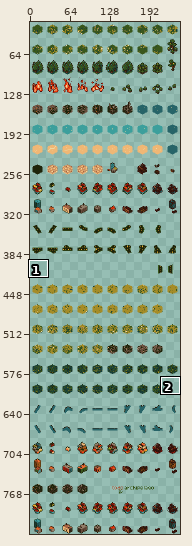
Pixel-art file -- assets/tiles/tilemap-test-3.aseprite. Above: a wide view before the commit, with the close-up outlined.
Close-up. The starting point:
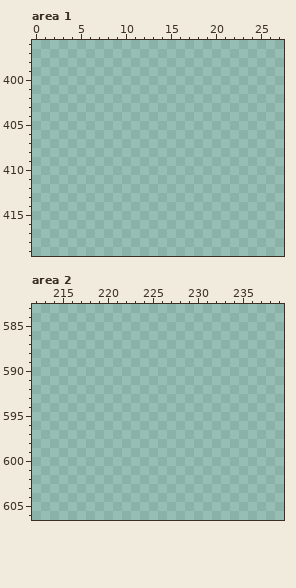
240x832 pixels, 1 frame. Shown: area 1: x 0..27, y 396..419; area 2: x 212..239, y 583..606. The wide view leaves out empty margins.
Now the later version:
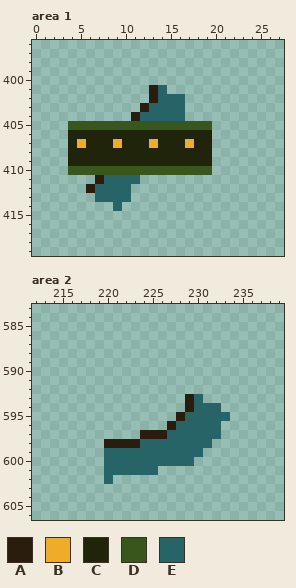
Palette (. is transparent): A #2a1d0d  B #efac28  C #1f240a  D #39571c  E #276468
Edits made:
Changed rows in their new state; - is an unchanged pixel.
Area 1, layer "base-tiles-2":
first column x 4:
401 ---------AE-----
402 ---------AEEE---
403 --------AEEEE---
404 -------AEEEEE---
405 DDDDDDDDDDDDDDDD
406 CCCCCCCCCCCCCCCC
407 CBCCCBCCCBCCCBCC
408 CCCCCCCCCCCCCCCC
409 CCCCCCCCCCCCCCCC
410 DDDDDDDDDDDDDDDD
411 ---AEEEE--------
412 --AEEEE---------
413 ---EEEE---------
414 -----E----------
Area 2, layer "base-tiles-2":
first column x 220:
593 ---------AE---
594 ---------AEEE-
595 --------AEEEEE
596 -------AEEEEE-
597 ----AAAEEEEEE-
598 AAAAEEEEEEEE--
599 EEEEEEEEEEE---
600 EEEEEEEEEE----
601 EEEEEE--------
602 E-------------
